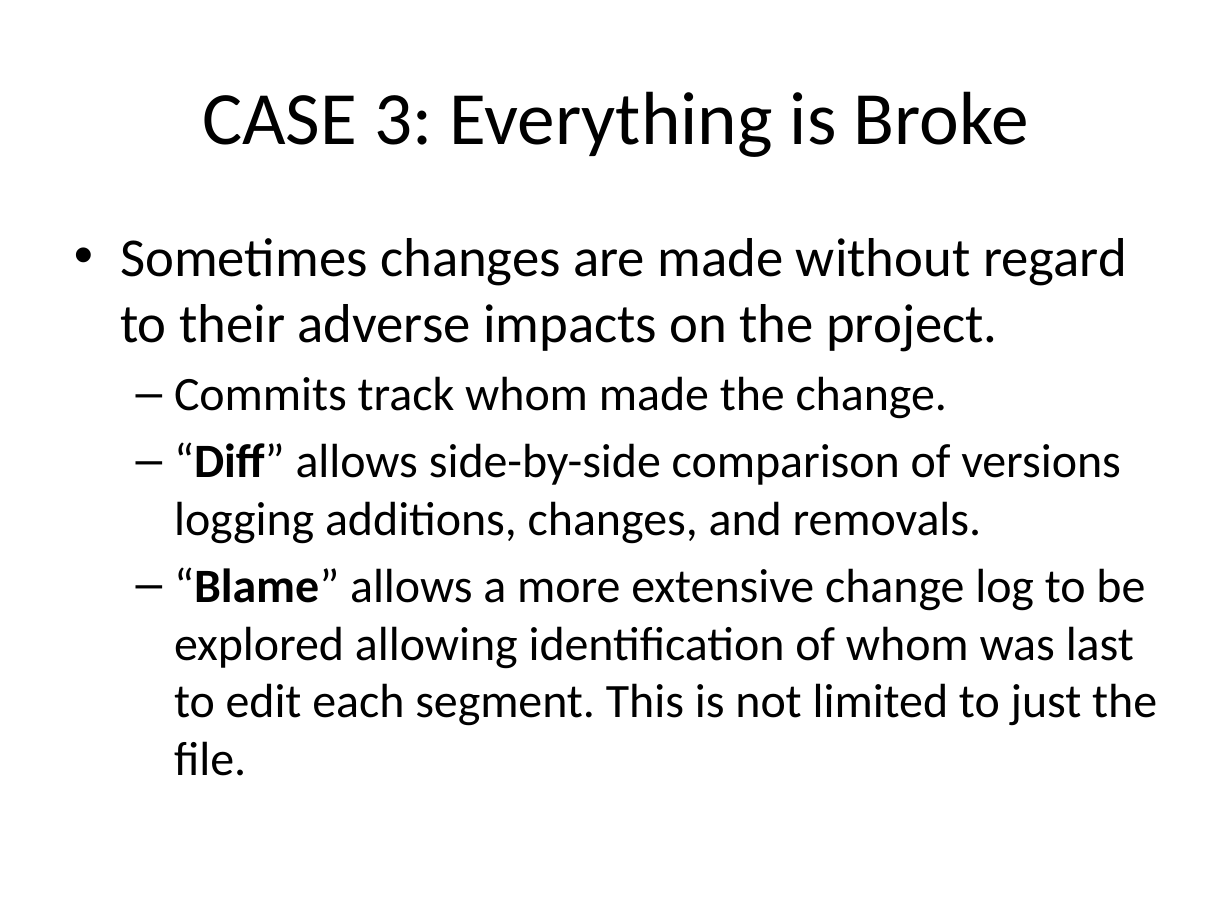
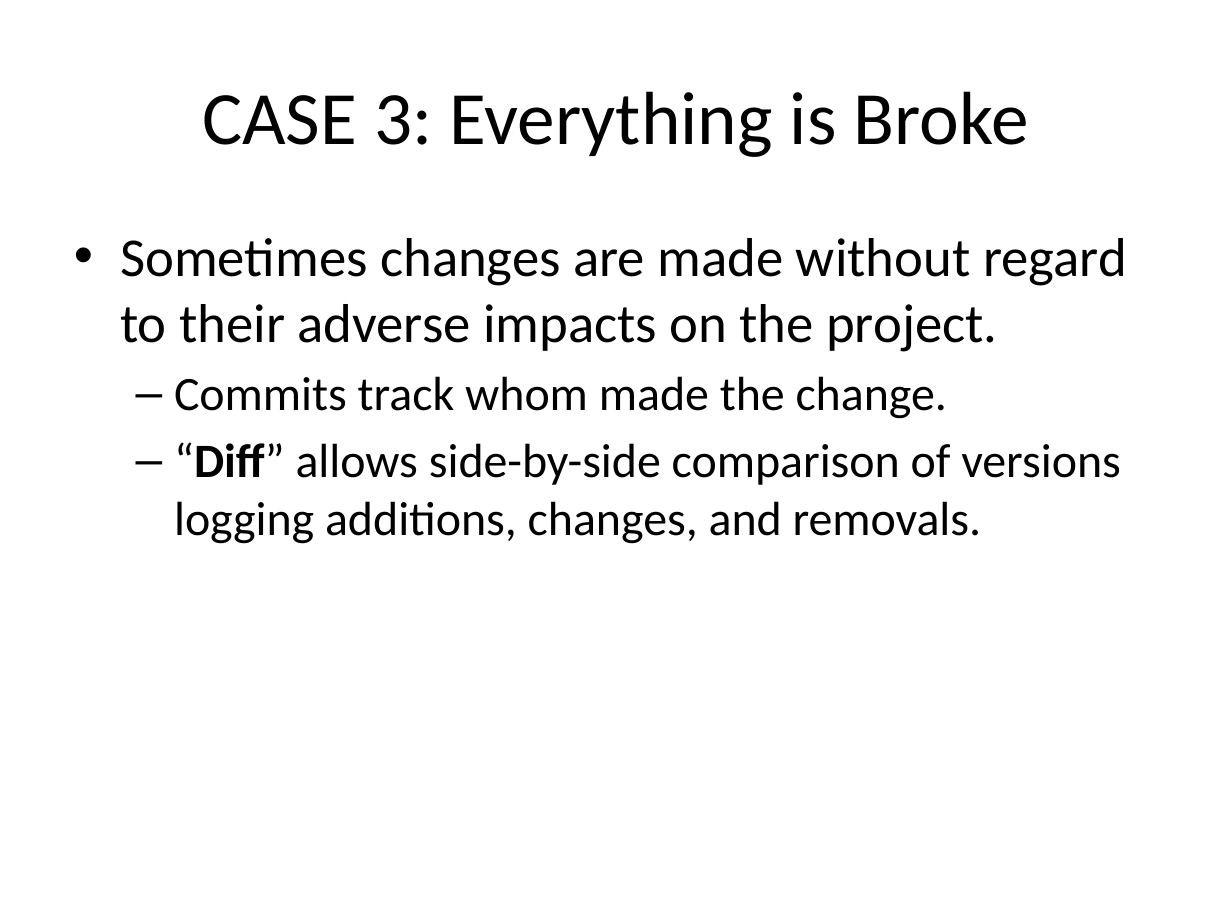
Before and after one commit to c3h899/GIT_Presentatation, a slide deck: slide 8 of Version Control & GIT.pptx (slide 6 before the commit). Drawn at 1232x924 pixels with LibreOffice and Linux fonts; fonts in the diff are those of the drawing. Boxes give left, top, right and bottom in pixels: in the first picture for what was removed or moved away, otherwise in the second. Text is boxed around its words. In the diff, an @@ line names an element or a change of style, - is before the commit and + after.

```diff
--- a/Version Control & GIT.pptx
+++ b/Version Control & GIT.pptx
@@ text at <box>174,567,1157,776</box>: paragraph removed @@
-  – “Blame” allows a more extensive change log to be explored allowing identification of whom was last to edit each segment. This is not limited to just the file.
```
Also in this commit, not shown: 2 other slides changed, 6 slides added.
